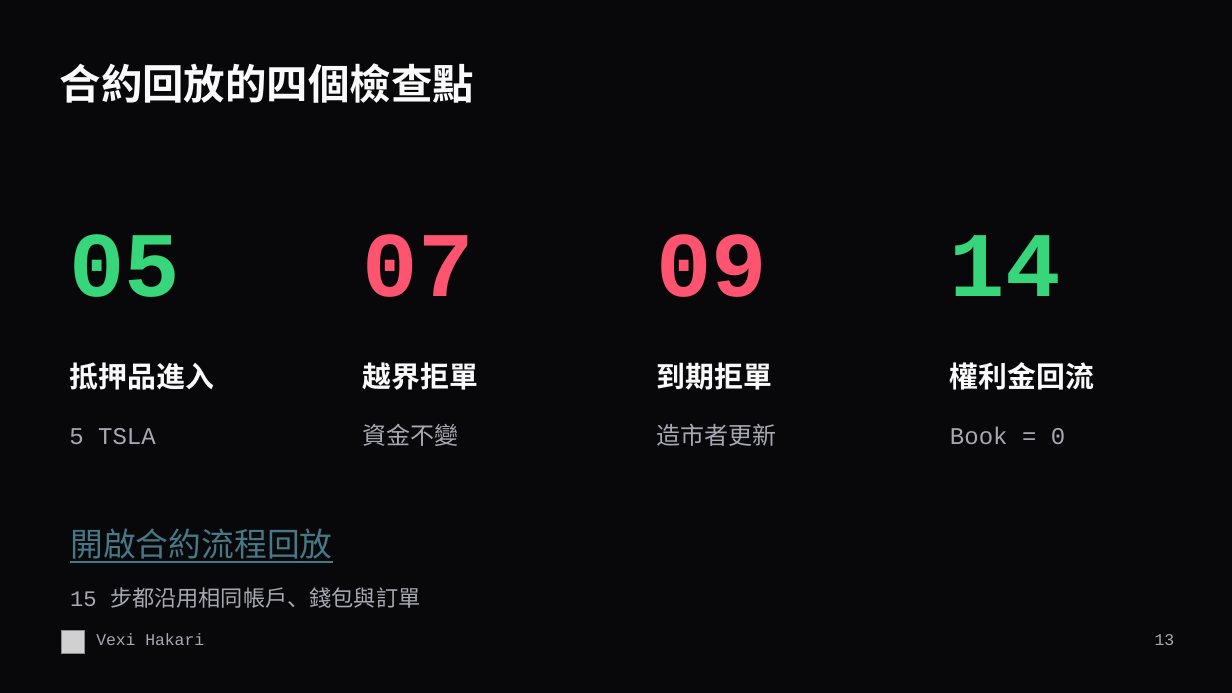
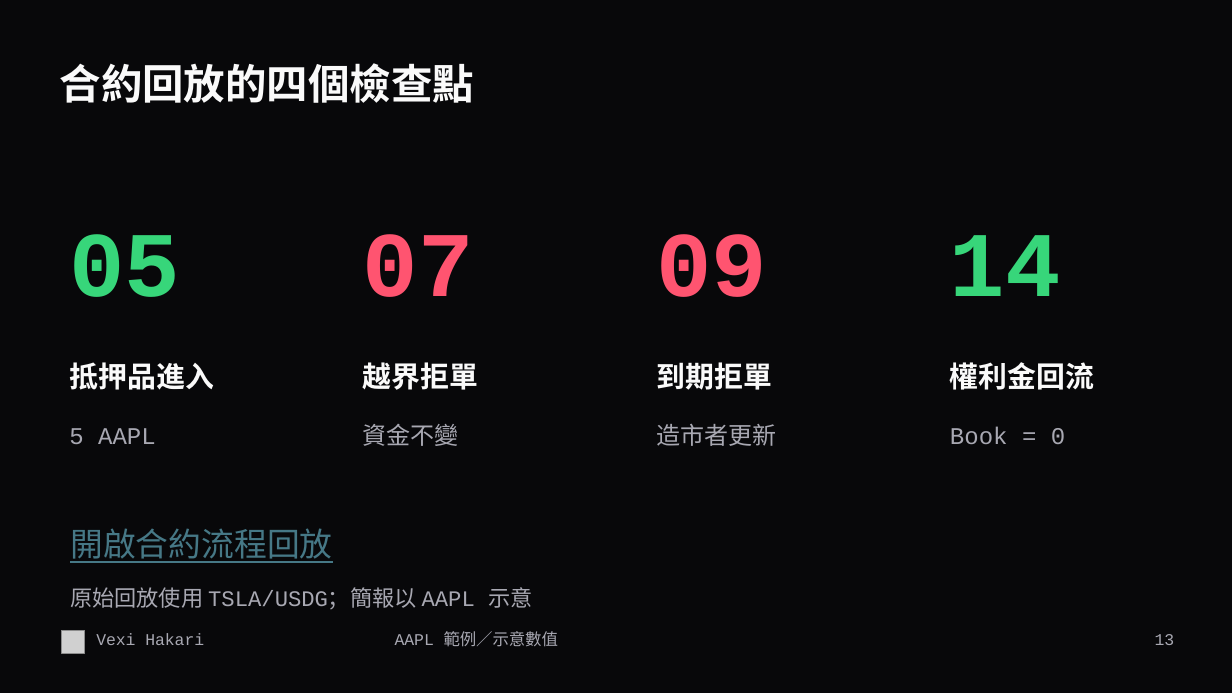
Before and after one commit to vexi-v1/vexi-hakari, a slide deck: slide 13 of docs/presentations/Vexi-Hakari-6min-ZH-TW.pptx. Drawn at 1232x693 pixels with LibreOffice and Linux fonts; fonts in the diff are those of the drawing; grey boxes stand for pictures. Boxes give left, top, right and bottom in pixels: in the first picture for what was removed or moved away, otherwise in the second. Text is boxed around its words. In the diff, an @@ line names an element or a change of style, - is before the commit and + after.

Commit message:
docs: use AAPL in bilingual six-minute demo artifacts

```diff
--- a/docs/presentations/Vexi-Hakari-6min-ZH-TW.pptx
+++ b/docs/presentations/Vexi-Hakari-6min-ZH-TW.pptx
@@ text at <box>69,428,156,444</box>: text changed @@
-5 TSLA
+5 AAPL
@@ text at <box>70,587,532,609</box>: text changed @@
-15 步都沿用相同帳戶、錢包與訂單
+原始回放使用 TSLA/USDG；簡報以 AAPL 示意
@@ text added at <box>395,631,558,647</box>, 12.8 pt, text #A8A8B2 @@
+AAPL 範例／示意數值
```
Also in this commit, not shown: 9 other slides changed, 5 other files.
